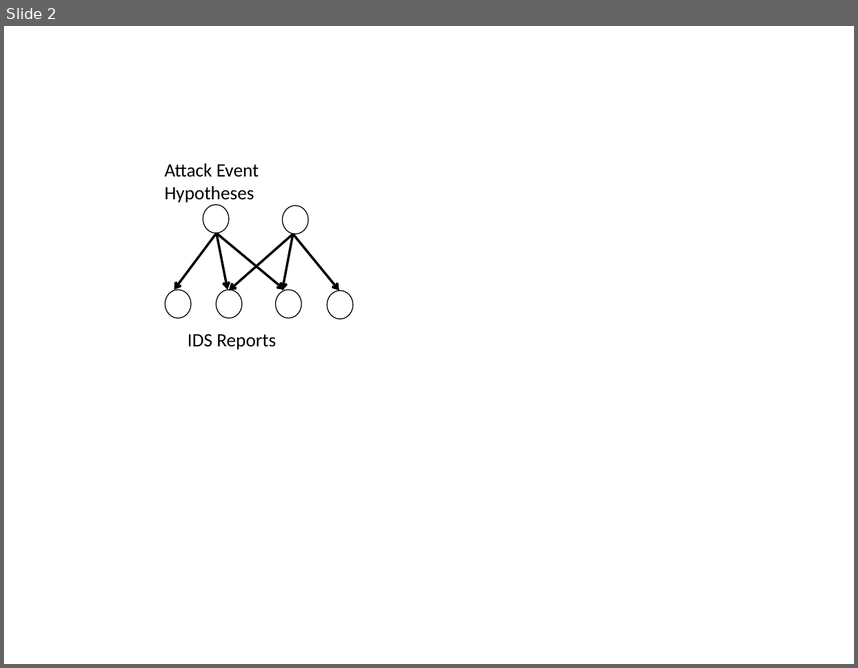
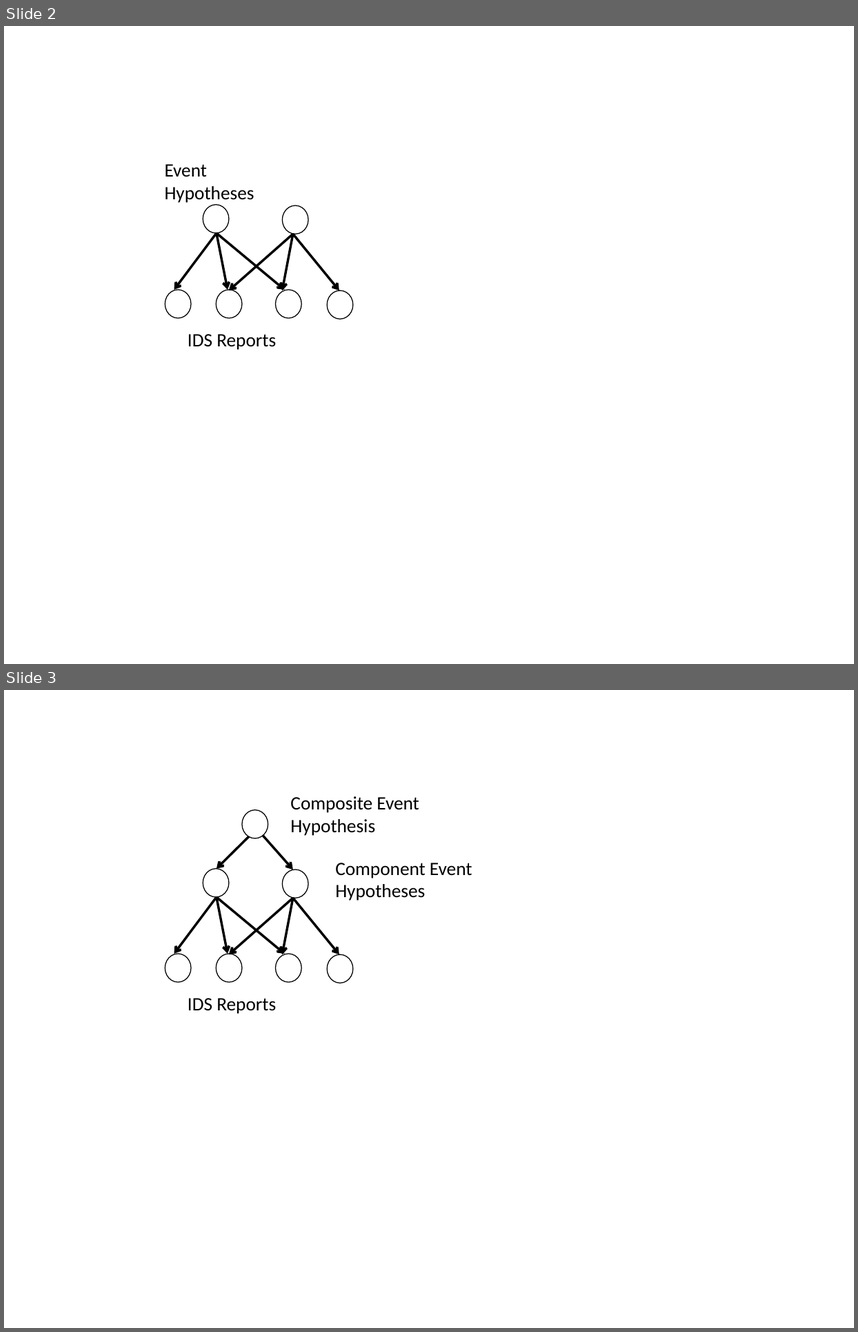
Before and after one commit to siftech/qr-2015-zplus-experiments, a slide deck: figures/bnets.pptx. Shown one above the other, each under a label of ours: slide 2 before the commit, slides 2 and 3 after it. The pictures are 858x668 and 858x1332 pixels, drawn with LibreOffice and Linux fonts; fonts in the diff are those of the drawing. Boxes give left, top, right and bottom in pixels: in the first picture for what was removed or moved away, otherwise in the second. Text is boxed around its words. In the diff, an @@ line names an element or a change of style, - is before the commit and + after.

Commit message:
Display a Bayes net with component events.

```diff
--- a/figures/bnets.pptx
+++ b/figures/bnets.pptx
@@ slide 3 added at bbox=[4, 690, 854, 1328], background #FFFFFF @@
@@ ellipse added at bbox=[242, 810, 268, 838], fill #FFFFFF, outline #000000 0.74 pt @@
@@ text added at bbox=[290, 796, 419, 836], 16 pt, text #000000 @@
+Composite Event
+Hypothesis
@@ arrow added from (252, 834) to (217, 869), #000000 2.01 pt @@
@@ arrow added from (252, 822) to (293, 869), #000000 2.01 pt @@
@@ ellipse added at bbox=[203, 869, 229, 896], fill #FFFFFF, outline #000000 0.74 pt @@
@@ ellipse added at bbox=[282, 869, 308, 898], fill #FFFFFF, outline #000000 0.74 pt @@
@@ text added at bbox=[335, 862, 473, 900], 16 pt, text #000000 @@
+Component Event
+Hypotheses
@@ arrow added from (217, 898) to (174, 954), #000000 2.01 pt @@
@@ arrow added from (217, 898) to (228, 954), #000000 2.01 pt @@
@@ arrow added from (217, 898) to (285, 954), #000000 2.01 pt @@
@@ arrow added from (293, 898) to (229, 954), #000000 2.01 pt @@
@@ arrow added from (293, 898) to (282, 954), #000000 2.01 pt @@
@@ arrow added from (293, 898) to (339, 954), #000000 2.01 pt @@
@@ ellipse added at bbox=[165, 954, 191, 982], fill #FFFFFF, outline #000000 0.74 pt @@
@@ ellipse added at bbox=[216, 954, 242, 982], fill #FFFFFF, outline #000000 0.74 pt @@
@@ ellipse added at bbox=[275, 954, 301, 982], fill #FFFFFF, outline #000000 0.74 pt @@
@@ ellipse added at bbox=[327, 954, 353, 983], fill #FFFFFF, outline #000000 0.74 pt @@
@@ text added at bbox=[188, 998, 276, 1014], 16 pt, text #000000 @@
+IDS Reports
@@ slide 2 changed as well @@
@@ text at bbox=[165, 164, 208, 177]: text changed @@
-Attack Event
+Event
```
Also in this commit, not shown: 1 other slide changed, 6 other files.
